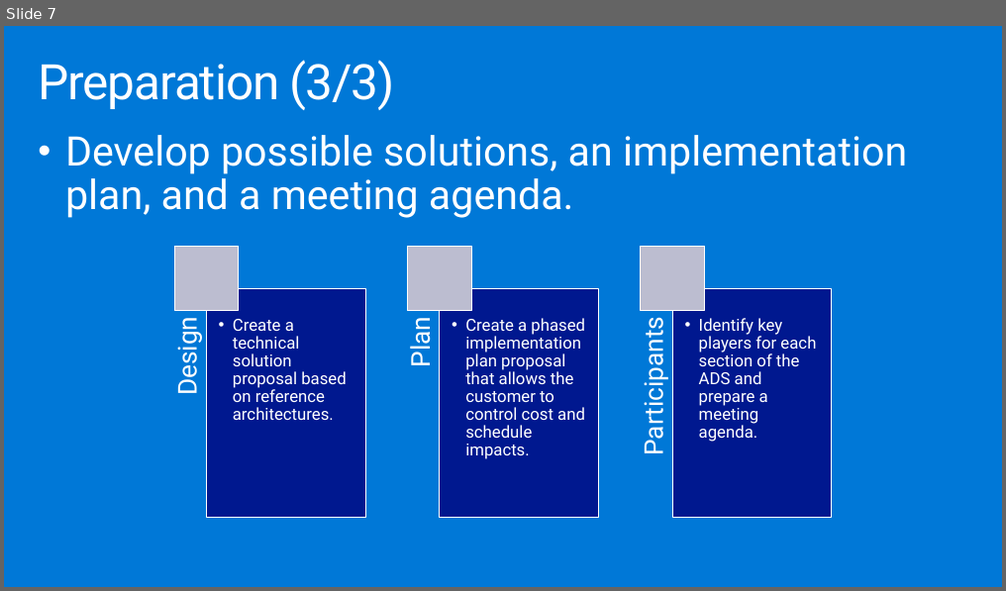
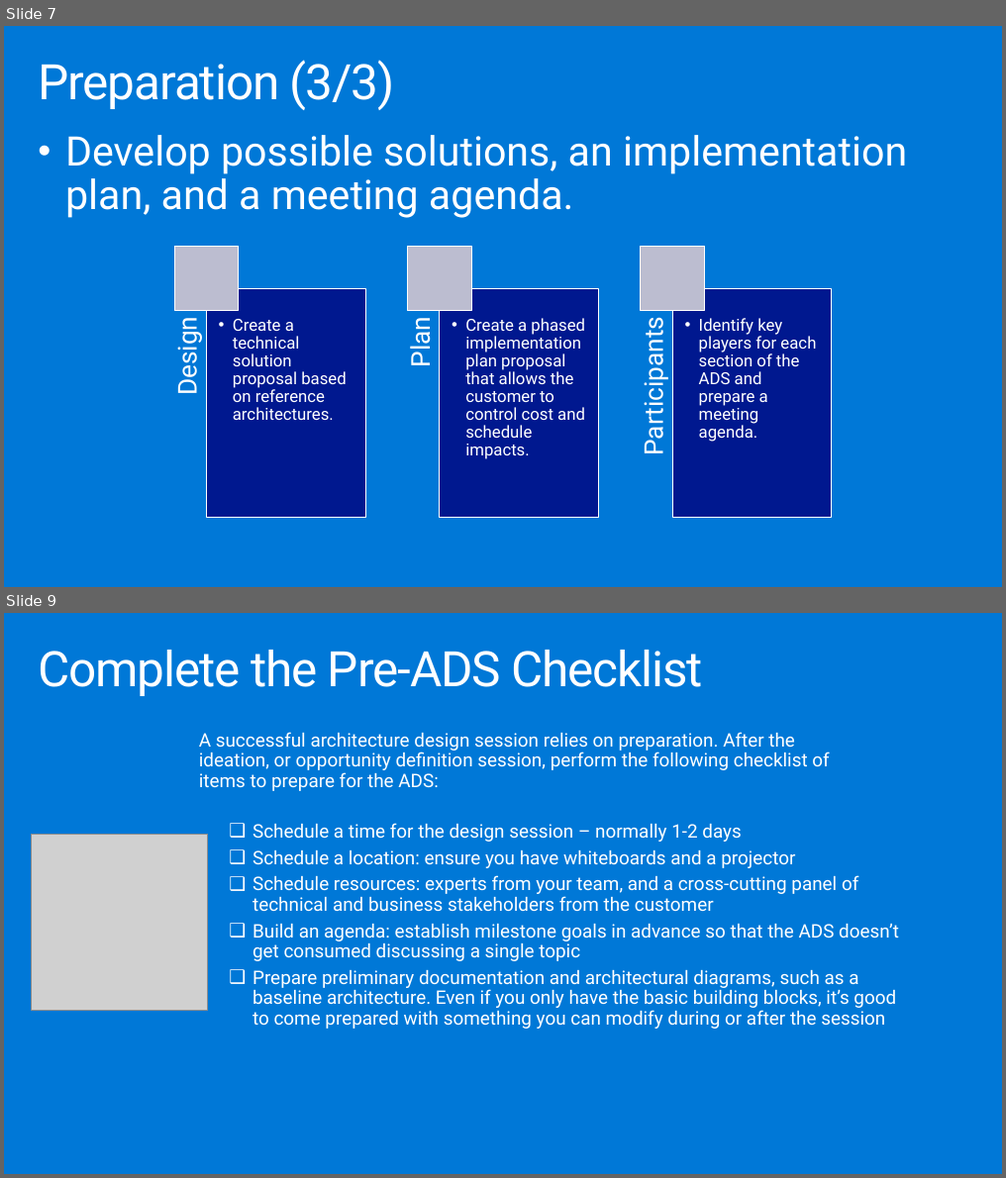
Before and after one commit to solliancenet/ica-wbs, a slide deck: Financial service modernization workshop/mastering-the-ads-deck.pptx. Shown one above the other, each under a label of ours: slide 7 before the commit, slides 7 and 9 after it; the slides between them are not shown. The pictures are 1006x591 and 1006x1178 pixels, drawn with LibreOffice and Linux fonts; fonts in the diff are those of the drawing; grey boxes stand for pictures. Boxes give left, top, right and bottom in pixels: in the first picture for what was removed or moved away, otherwise in the second. Text is boxed around its words. In the diff, an @@ line names an element or a change of style, - is before the commit and + after.

```diff
--- a/Financial service modernization workshop/mastering-the-ads-deck.pptx
+++ b/Financial service modernization workshop/mastering-the-ads-deck.pptx
@@ slide 9 added at (4,613,1002,1174), background #0078D7 @@
@@ title added at (38,650,703,696), 47 pt, text #FFFFFF @@
+Complete the Pre-ADS Checklist
@@ text added at (199,732,829,791), 18 pt, text #FFFFFF @@
+A successful architecture design session relies on preparation. After the ideation, or opportunity definition session, perform the following checklist of items to prepare for the ADS:
@@ picture added at (31,834,208,1011) @@
@@ text added at (252,823,899,1029), 18 pt, text #FFFFFF @@
+❑ Schedule a time for the design session – normally 1-2 days
+❑ Schedule a location: ensure you have whiteboards and a projector
+❑ Schedule resources: experts from your team, and a cross-cutting panel of technical and business stakeholders from the customer
+❑ Build an agenda: establish milestone goals in advance so that the ADS doesn’t get consumed discussing a single topic
+❑ Prepare preliminary documentation and architectural diagrams, such as a baseline architecture. Even if you only have the basic building blocks, it’s good to come prepared with something you can modify during or after the session
```
Also in this commit, not shown: 1 slide changed, 11 other slides added.
